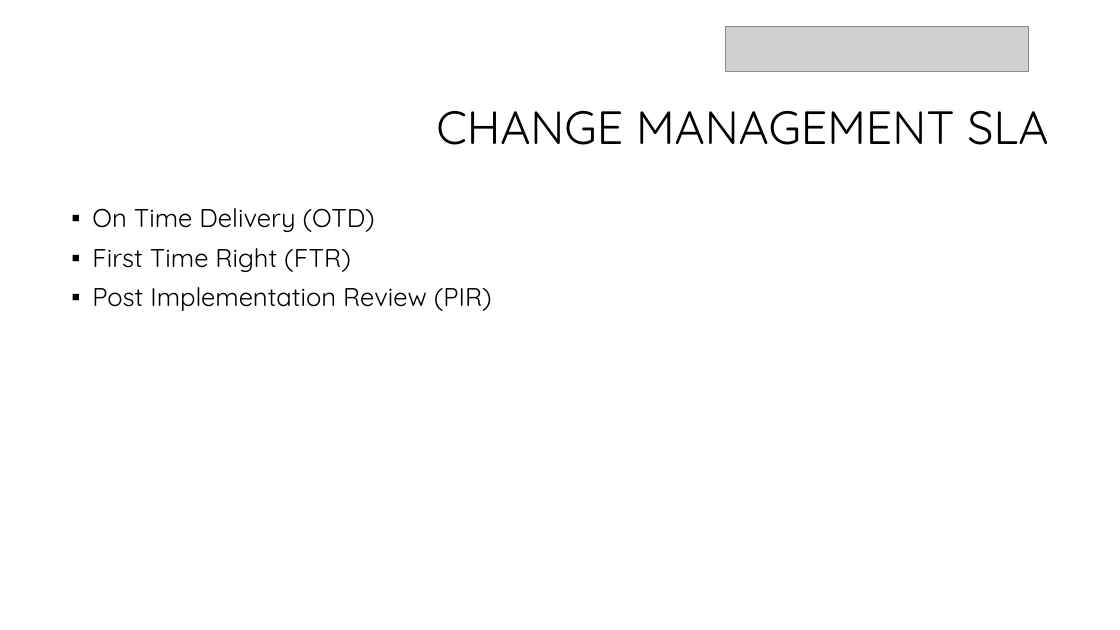
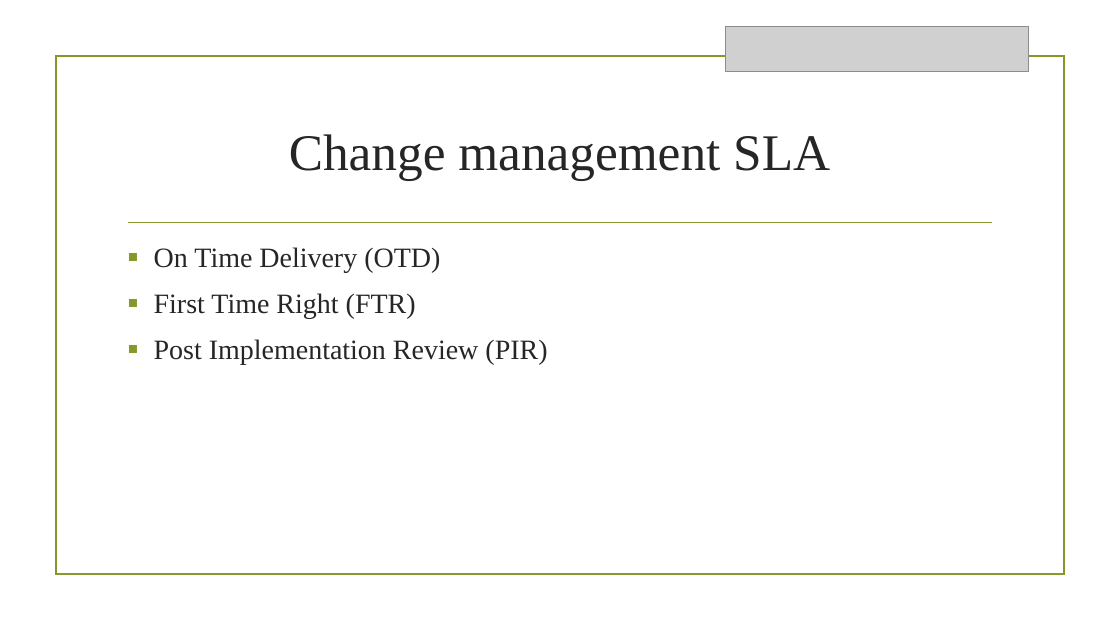
Before and after one commit to priyanka165/PPT, a slide deck: slide 6 of Change Management.pptx. Drawn at 1120x630 pixels with LibreOffice and Linux fonts; fonts in the diff are those of the drawing; grey boxes stand for pictures; background and template pictures are left out. Boxes give left, top, right and bottom in pixels: in the first picture for what was removed or moved away, otherwise in the second. Text is boxed around its words. In the diff, an @@ line names an element or a change of style, - is before the commit and + after.

```diff
--- a/Change Management.pptx
+++ b/Change Management.pptx
@@ rectangle added at <box>55,56,1064,575</box>, outline #83992A 1.25 pt @@
@@ title at <box>289,134,830,181</box>: text changed; size 40 to 44 pt; font Quicksand to Times New Roman; text colour #000000 to #262626 @@
-CHANGE MANAGEMENT SLA
+Change management SLA
@@ text "On Time Delivery (OTD)": place and size @@
-text "On Time Delivery (OTD)" at <box>92,208,492,311</box>
+text "On Time Delivery (OTD)" at <box>154,247,547,365</box>
@@ text "On Time Delivery (OTD)" at <box>154,247,547,365</box>: size 22 to 24 pt, font Quicksand to Times New Roman, text colour #000000 to #262626; indent changed; line spacing 0.9 to 1 @@
@@ line added from (129, 223) to (992, 223), #83992A 1.25 pt @@
```
Also in this commit, not shown: 6 other slides changed.
